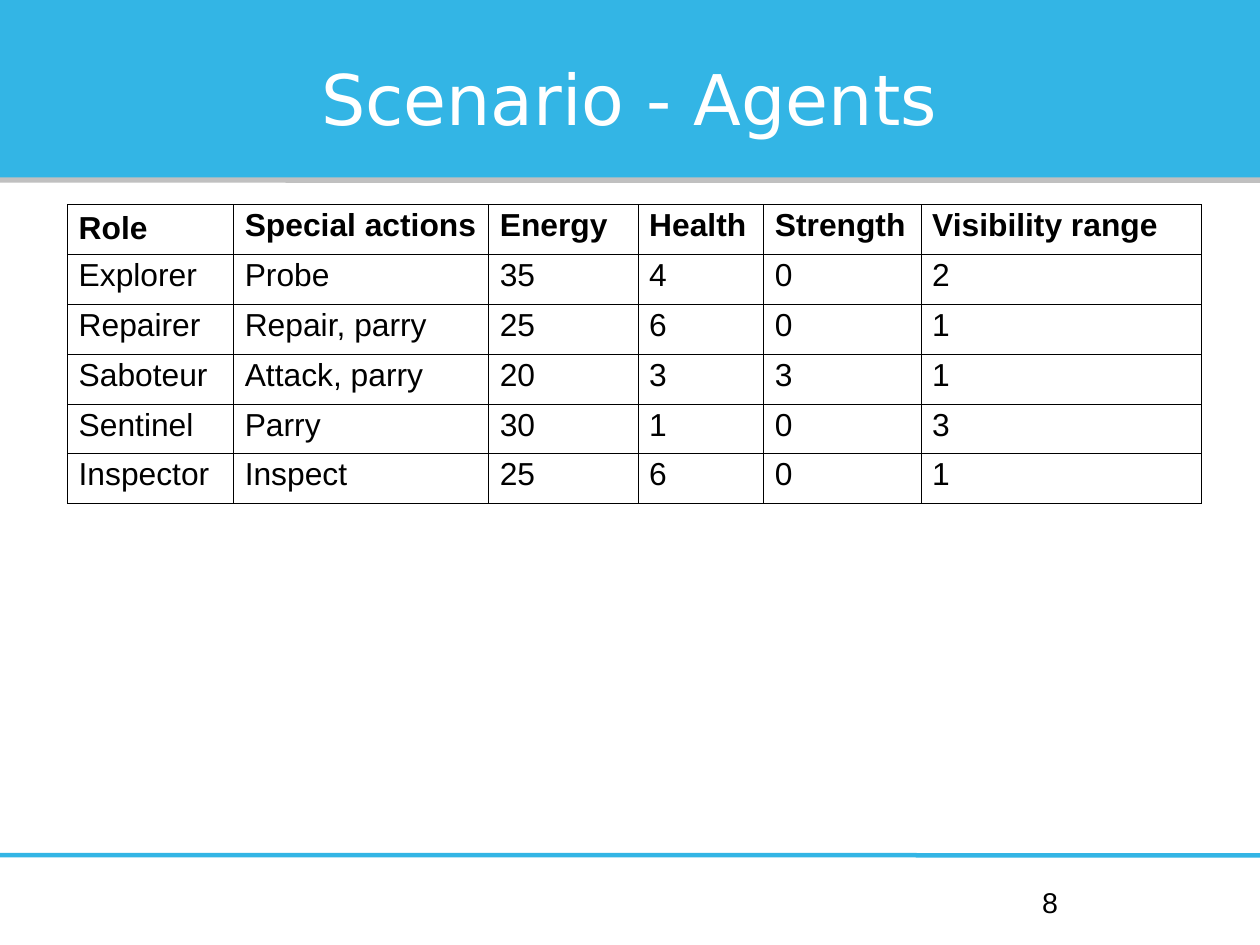
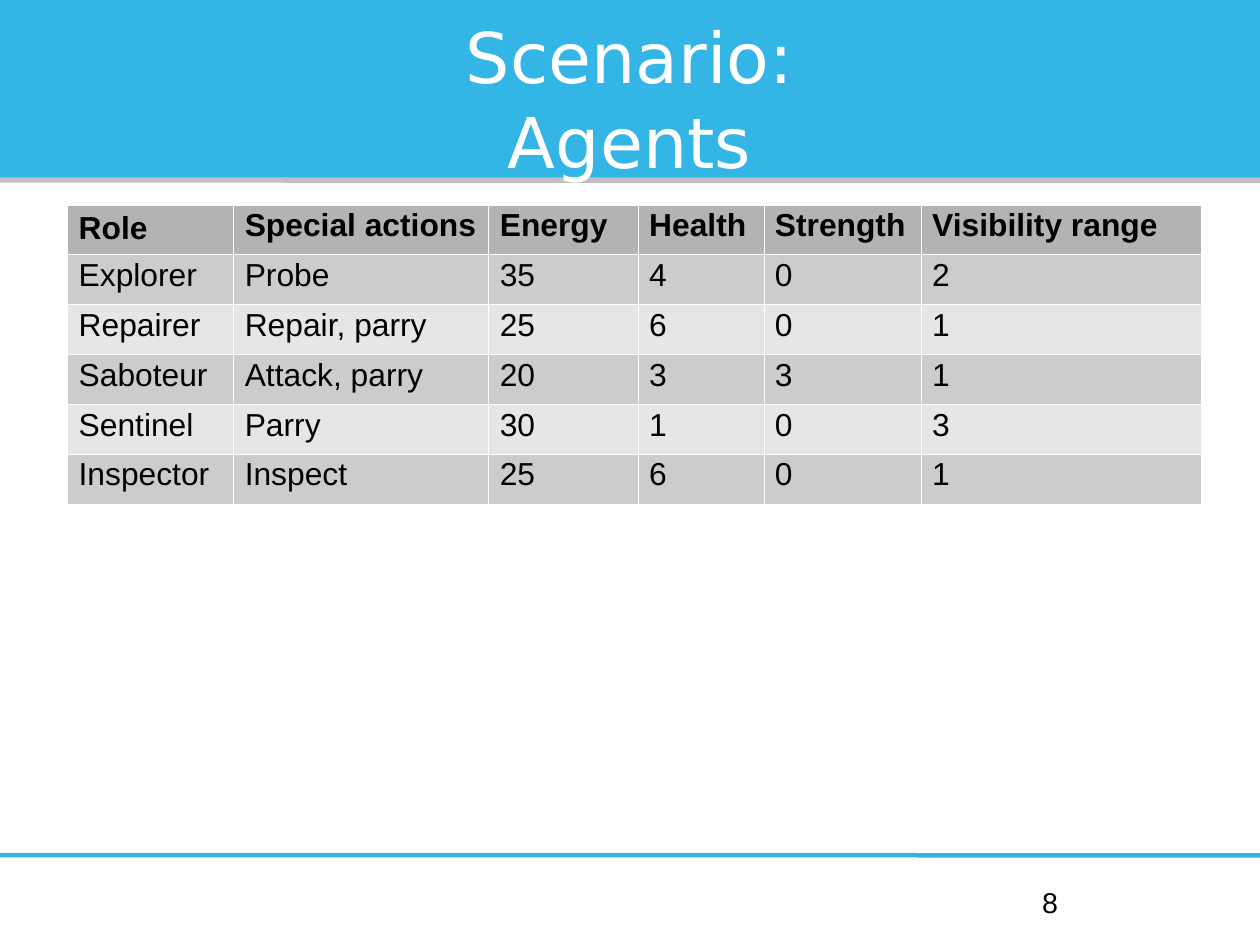
Before and after one commit to Institute-Web-Science-and-Technologies/mapc, a slide deck: slide 8 of Oberseminar/presentation.odp. Drawn at 1260x945 pixels with LibreOffice and Linux fonts; fonts in the diff are those of the drawing. Boxes give left, top, right and bottom in pixels: in the first picture for what was removed or moved away, otherwise in the second. Text is boxed around its words. In the diff, an @@ line names an element or a change of style, - is before the commit and + after.

```diff
--- a/Oberseminar/presentation.odp
+++ b/Oberseminar/presentation.odp
@@ title at (x1=466, y1=30, x2=793, y2=182): text changed @@
-Scenario - Agents
+Scenario:
+Agents
@@ table at (x1=67, y1=205, x2=1202, y2=504) @@
@@ fill none to #B3B3B3 in row 1 @@
@@ fill none to #CCCCCC in 18 cells @@
@@ fill none to #E6E6E6 in 12 cells @@
@@ borders changed @@
```
Also in this commit, not shown: 24 other slides changed, 1 other file.
